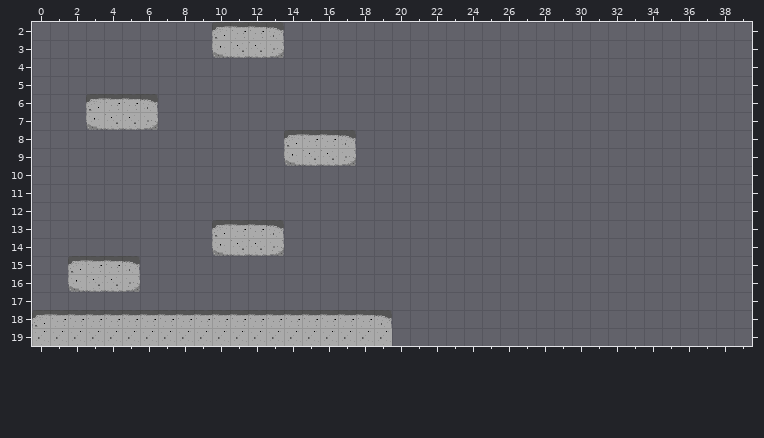
Tiled map -- Assets/Tilemaps/Doodles/first_tilemap.tmx. The picture above is the old version.
Cells are 32x32 px. Shown: x 0..39, y 2..19. The old version is drawn lined up with the new one.
New version:
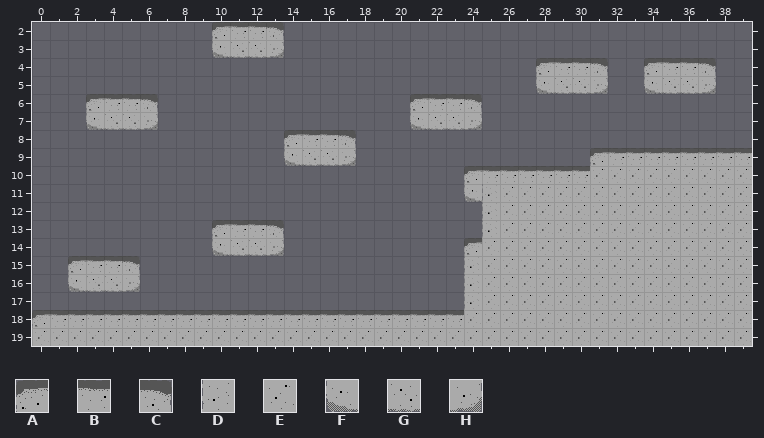
Key: from "tileset_bw4": A 0, B 1, C 2, D 3, E 4, F 6, G 7, H 8.
_ is an empty cell.
Diff:
map size 20x20 -> 40x20 cells
Layer "Tile Layer 1":
y 4: x 28..31 ____ -> ABBC; x 34..37 ____ -> ABBC
y 5: x 28..31 ____ -> FGGH; x 34..37 ____ -> FGGH
y 6: x 21..24 ____ -> ABBC
y 7: x 21..24 ____ -> FGGH
y 9: x 31..39 _________ -> ABBBBBBBB
y 10: x 24..39 ________________ -> ABBBBBBEEEEEEEEE
y 11: x 24..39 ________________ -> FDEEEEEEEEEEEEEE
y 12..13: x 25..39 _______________ -> DEEEEEEEEEEEEEE
y 14: x 24..39 ________________ -> AEEEEEEEEEEEEEEE
y 15..17: x 24..39 ________________ -> DEEEEEEEEEEEEEEE
y 18: x 19..39 C____________________ -> BBBBBEEEEEEEEEEEEEEEE
y 19: x 20..39 ____________________ -> EEEEEEEEEEEEEEEEEEEE
Changed places in both pictures, as pixel boxes (x1, y1, x2, y2):
added: (536, 58, 608, 94)
added: (644, 58, 716, 94)
added: (410, 94, 482, 130)
changed: (374, 148, 752, 346)
